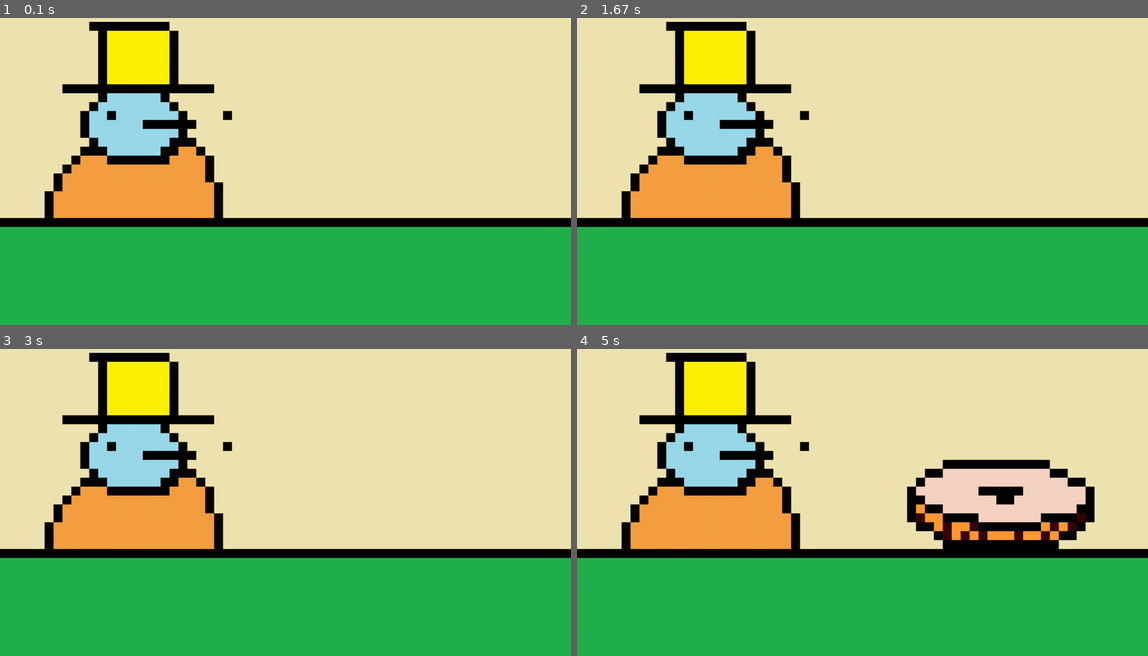
Above: before the commit, frames 1-4 (two rows, left to right).
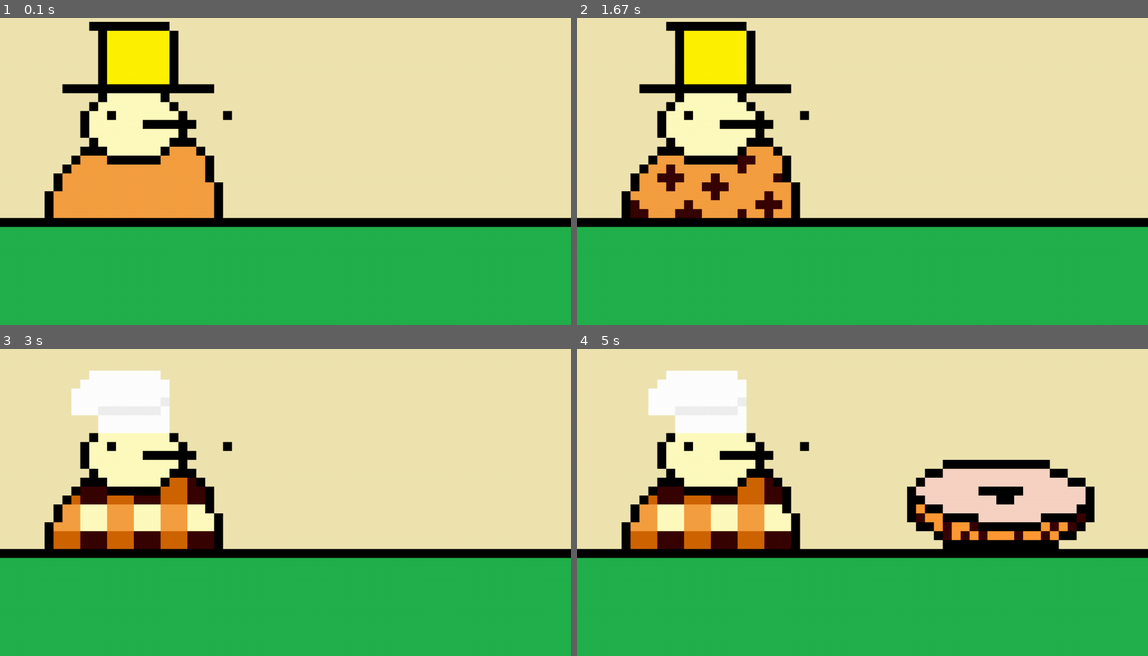
Above: after the commit, the same moments.

Repository: HotSoupGetsColder/final-project-matt-tantuico
Game: pygame game, started from src/game.py
The game is run twice, just before and just after one commit, with the same random seed, the same clock (stepped at 60 frames per second) and the same inputs.
Inputs:
- Up to frame 1 (0.1 s): no input
- Up to frame 2 (1.67 s): hold D 0.33-0.8 s; hold W 0.83-1.13 s; tap Space at 0.9, 1.23, 1.53 s; tap F at 0.98 s; hold D 1.17-1.63 s; tap E at 1.32 s
- Up to frame 3 (3 s): hold S 2.23-2.53 s; tap Space at 2.3, 2.63, 2.93 s; tap F at 2.38 s; hold A 2.57-2.97 s; tap E at 2.72 s
- Up to frame 4 (5 s): hold W 3-3.37 s; tap Space at 3.07, 3.47, 3.77, 4.13, 4.53, 4.83 s; hold D 3.4-4.03 s; tap F at 3.55 s; hold S 4.07-4.43 s; tap E at 4.22 s; hold A 4.47-4.93 s; hold D from 4.97 s (still down)

The runs differ from the first frame. In frame 1, 2.5% of the frame differs, in the area x 15-32%, y 24-48%; in frame 2, 3.8%; in frame 3, 11%, in the area x 9-38%, y 1-66%; in frame 4, 11%.

Commit message:
added customer graphics

Diff:
--- a/src/game.py
+++ b/src/game.py
@@ -55,7 +55,7 @@
     'misc' : {
         'background' : pygame.image.load('img/background.png'),
         'counter' : pygame.image.load('img/counter.png'),
-        'customer' : pygame.image.load('img/customer_concept.png')},
+        'customer' : pygame.image.load('img/concept_customer.png')},
     'bagel' : {
         'plain' : pygame.image.load('img/bagel_plain.png'),
         'everything' : pygame.image.load('img/bagel_everything.png'),
@@ -64,9 +64,22 @@
     'topping' : {
         'butter' : pygame.image.load('img/topping_butter.png'),
         'cream cheese' : pygame.image.load('img/topping_creamcheese.png'),
-        'lox' : pygame.image.load('img/topping_lox.png')
+        'lox' : pygame.image.load('img/topping_lox.png')},
+    'shirt' : {
+        'plain' : pygame.image.load('img/shirt_plain.png'),
+        'everything' : pygame.image.load('img/shirt_everything.png'),
+        'poppy seed' : pygame.image.load('img/shirt_poppyseed.png'),
+        'cinnamon raisin' : pygame.image.load('img/shirt_cinnamonraisin.png')},
+    'hat' : {
+        'butter' : pygame.image.load('img/hat_butter.png'),
+        'cream cheese' : pygame.image.load('img/hat_creamcheese.png'),
+        'lox' : pygame.image.load('img/hat_lox.png')},
+    'face' : {
+        'red' : pygame.image.load('img/face_red.png'),
+        'yellow' : pygame.image.load('img/face_yellow.png'),
+        'green' : pygame.image.load('img/face_green.png'),
+        'blue' : pygame.image.load('img/face_blue.png')}
     }
-}
 
 def random_customer_order():
     # outputs random order for customers
@@ -85,7 +98,13 @@
 def update_screen():
     # displays game
     miniscreen_surface.blit(images['misc']['background'], (0,0))
-    miniscreen_surface.blit(images['misc']['customer'], (customer_info.x, customer_info.y))
+    for bagel in bagels:
+        if customer_order['bagel'] == bagel:
+            miniscreen_surface.blit(images['shirt'][bagel], (customer_info.x, customer_info.y))
+    miniscreen_surface.blit(images['face']['yellow'], (customer_info.x, customer_info.y))
+    for topping in toppings:
+        if customer_order['topping'] == topping and customer_order['topping'] != 'nothing':
+            miniscreen_surface.blit(images['hat'][topping], (customer_info.x, customer_info.y))
     for bagel in bagels:
         if player_order['bagel'] == bagel:
             miniscreen_surface.blit(images['bagel'][bagel], (bagel_info.x, bagel_info.y))
Renamed: src/img/customer_concept.png -> src/img/concept_customer.png
Binary file added: src/img/face_blue.png
Binary file added: src/img/face_green.png
Binary file added: src/img/face_red.png
Binary file added: src/img/face_yellow.png
Binary file added: src/img/hat_butter.png
Binary file added: src/img/hat_creamcheese.png
Binary file added: src/img/hat_lox.png
Binary file added: src/img/shirt_cinnamonraisin.png
Binary file added: src/img/shirt_everything.png
Binary file added: src/img/shirt_plain.png
Binary file added: src/img/shirt_poppyseed.png
